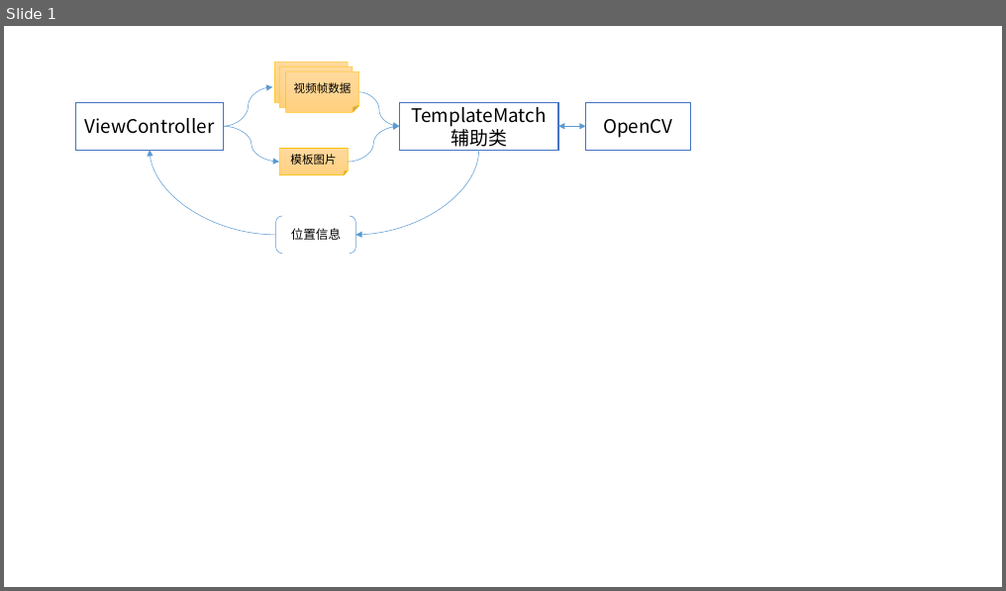
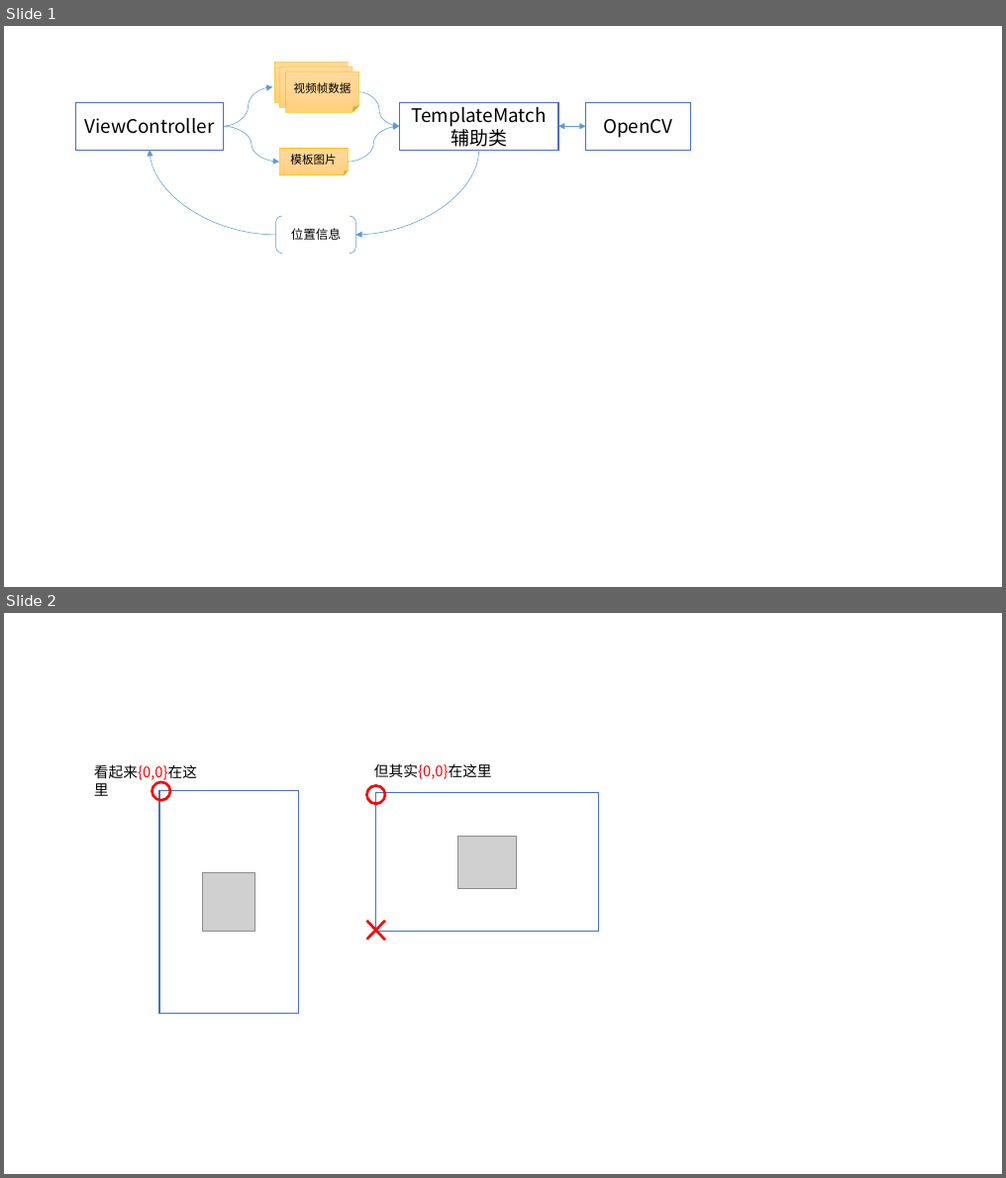
Before and after one commit to chenyun122/CYBlog, a slide deck: iOS-利用OpenCV Template Matching识别视频中的特定物体/tp.pptx. Shown one above the other, each under a label of ours: slide 1 before the commit, slides 1 and 2 after it. The pictures are 1006x591 and 1006x1178 pixels, drawn with LibreOffice and Linux fonts; fonts in the diff are those of the drawing; grey boxes stand for pictures. Boxes give left, top, right and bottom in pixels: in the first picture for what was removed or moved away, otherwise in the second. Text is boxed around its words. In the diff, an @@ line names an element or a change of style, - is before the commit and + after.

```diff
--- a/iOS-利用OpenCV Template Matching识别视频中的特定物体/tp.pptx
+++ b/iOS-利用OpenCV Template Matching识别视频中的特定物体/tp.pptx
@@ slide 2 added at (4,613,1002,1174), background #FFFFFF @@
@@ text added at (94,764,197,796), 14 pt, text #000000 @@
+看起来{0,0}在这里
@@ ellipse added at (152,782,170,800), outline #FF0000 2.5 pt @@
@@ ellipse added at (367,786,385,804), outline #FF0000 2.5 pt @@
@@ text added at (374,763,492,779), 14 pt, text #000000 @@
+但其实{0,0}在这里
@@ rectangle added at (159,791,299,1014), fill #FFFFFF, outline #4472C4 1 pt @@
@@ rectangle added at (376,792,598,932), fill #FFFFFF, outline #4472C4 1 pt @@
@@ picture added at (457,836,516,888) @@
@@ picture added at (202,872,254,931) @@
@@ line added from (367, 940) to (385, 921), #FF0000 2.5 pt @@
@@ line added from (385, 940) to (367, 921), #FF0000 2.5 pt @@
```
Also in this commit, not shown: 3 other files.
